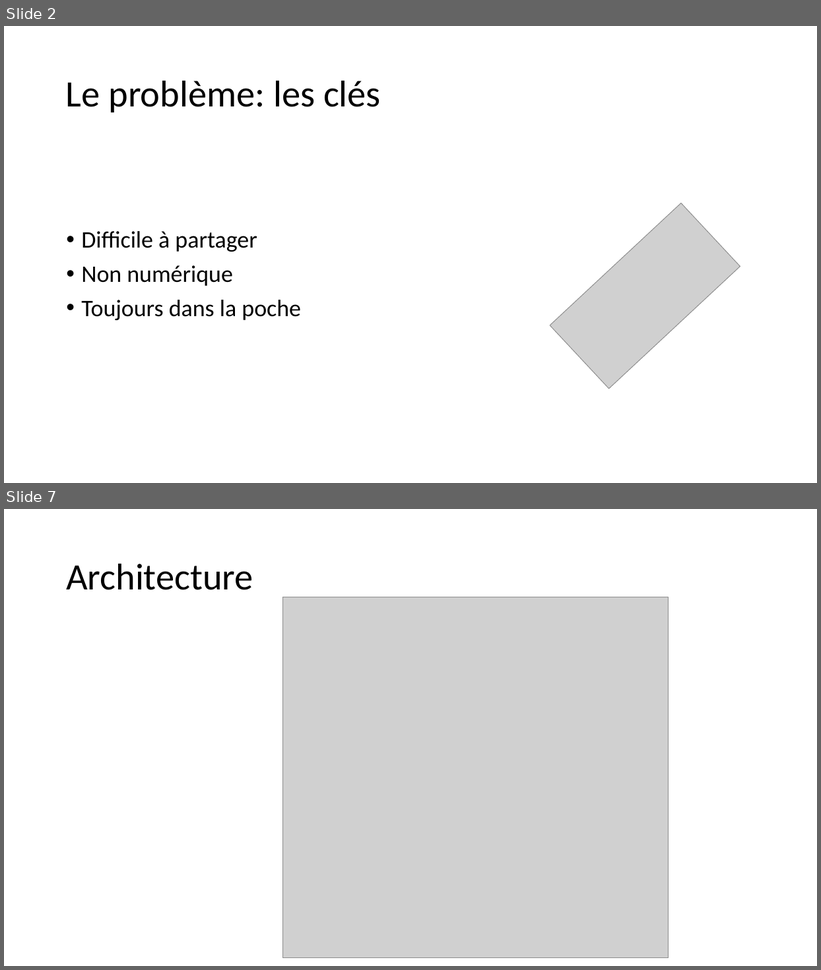
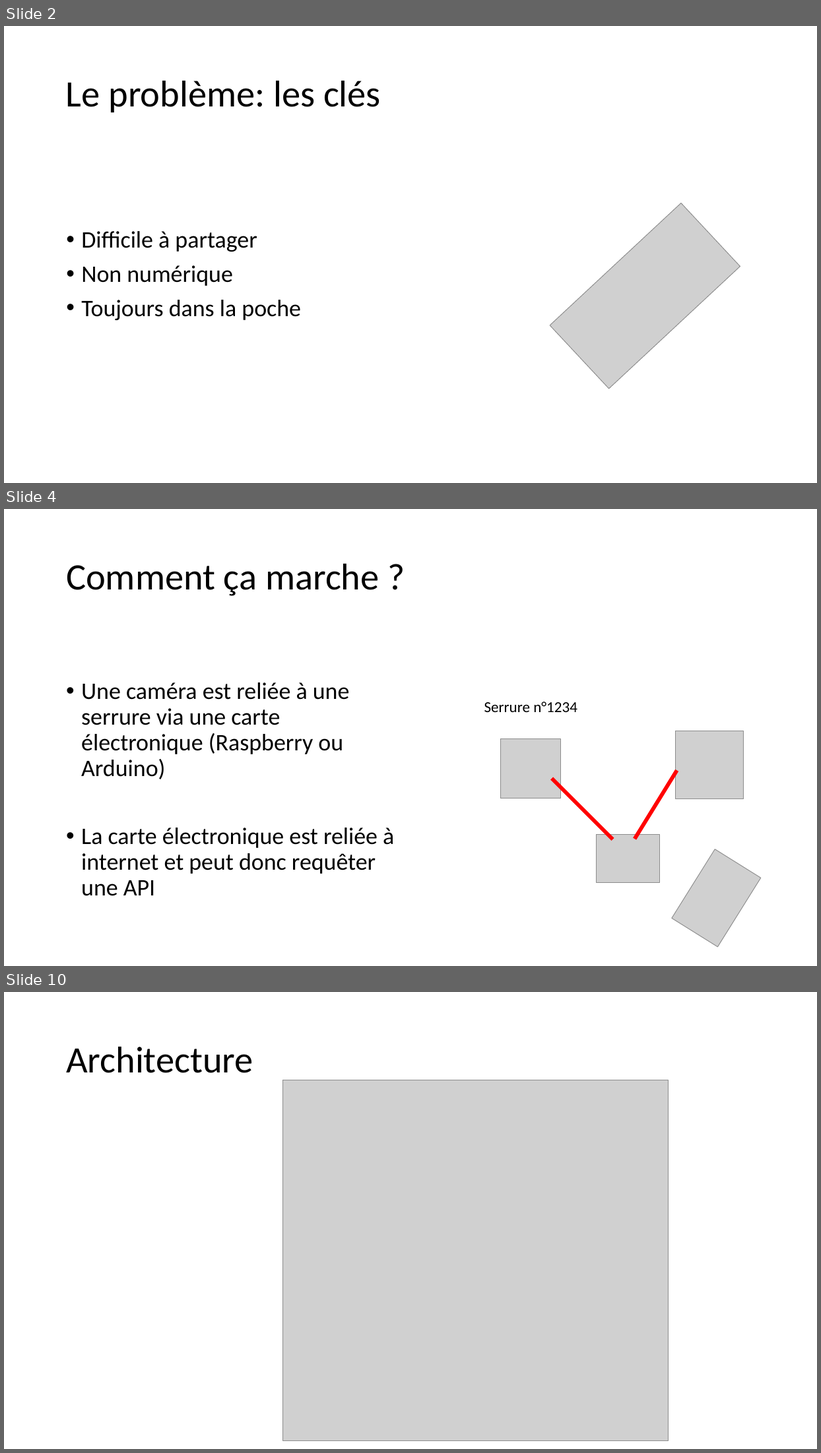
Before and after one commit to cazabec/EasyLock, a slide deck: doc/Présentation projet libre.pptx. Shown one above the other, each under a label of ours: slides 2 and 7 before the commit, slides 2, 4 and 10 after it; the slides between them are not shown. The pictures are 821x970 and 821x1453 pixels, drawn with LibreOffice and Linux fonts; fonts in the diff are those of the drawing; grey boxes stand for pictures. Boxes give left, top, right and bottom in pixels: in the first picture for what was removed or moved away, otherwise in the second. Text is boxed around its words. In the diff, an @@ line names an element or a change of style, - is before the commit and + after.

```diff
--- a/doc/Présentation projet libre.pptx
+++ b/doc/Présentation projet libre.pptx
@@ slide 4 added at (4,509,817,966), background #FFFFFF @@
@@ title added at (66,563,379,596), 44 pt, text #000000 @@
+Comment ça marche ?
@@ text added at (81,683,394,896), 28 pt, text #000000 @@
+• Une caméra est reliée à une serrure via une carte électronique (Raspberry ou Arduino)
+• La carte électronique est reliée à internet et peut donc requêter une API
@@ text added at (484,702,578,712), 18 pt, text #000000 @@
+Serrure n°1234
@@ picture added at (500,739,560,799) @@
@@ picture added at (676,731,744,800) @@
@@ line added from (552, 779) to (613, 840), #FF0000 4.5 pt @@
@@ line added from (635, 839) to (677, 770), #FF0000 4.5 pt @@
@@ picture added at (596,835,660,883) @@
@@ picture added at (672,850,761,947) @@
@@ what was slide 7 is now slide 10 @@
```
Also in this commit, not shown: 4 slides changed, 3 other slides added, 1 slide removed.
